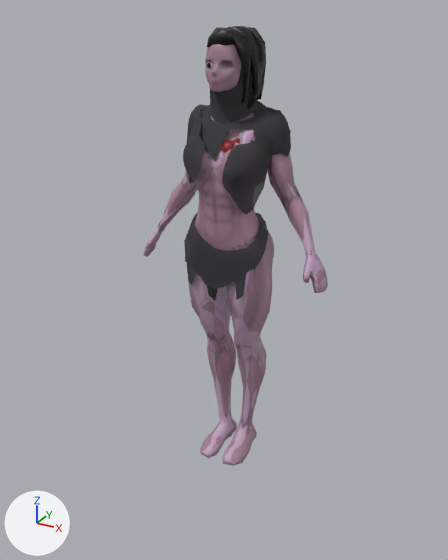
The glTF model src/assets/monsters/Monsters.glb as it was, and as the next commit left it.
Before and after are seen from a 50 mm lens placed at (1.18, -2.23, 2.0), pointed at (-0.03, -0.03, 0.9). Every picture has the same lights, and +X, +Y and +Z are marked at lower left. Vertices at the same position are counted once.

In view in the first picture: 'Razelle', 'RazelleGownSkirt', 'RazelleGownTop', 'RazelleHair', 'Raziel', 'RazielGownHood', 'RazielGownTop'.
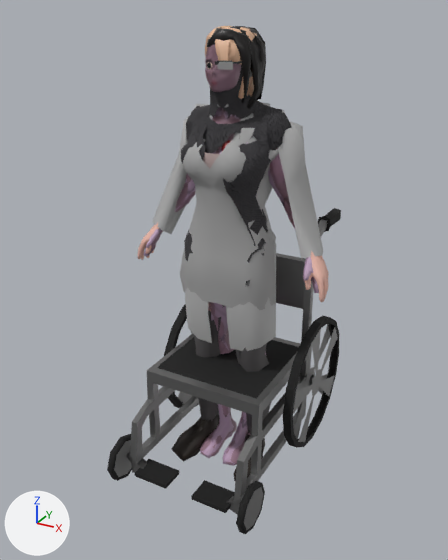
Commit message: added monster characters

Pixel boxes (x1, y1, x2, y2) of what changed, in the pictures (448 x 560 px; the box of a moved part takes in the faces that stretch with it):
'WheelChair', added
    after: (126, 208, 341, 515)
'Frank', added
    after: (138, 69, 329, 481)
'FranyCoat', added
    after: (180, 104, 288, 310)
'WheelsBig', added
    after: (164, 304, 339, 448)
'RazelleGownTop', reshaped
    before: (183, 104, 291, 215)
    after: (187, 106, 287, 192)
'RazelleGownFull', added
    after: (181, 104, 292, 285)
'RazielGownTop', reshaped
    before: (191, 100, 291, 161)
    after: (191, 100, 283, 153)
'WheelsSmall', added
    after: (107, 434, 265, 534)
'FranyHair', added
    after: (205, 25, 257, 99)
'FranyGlasses', added
    after: (215, 61, 242, 70)
'FranyBra', added
    after: (203, 153, 220, 169)
part 1 of me_lowtopo_cube_003, moved or reshaped
    before: (183, 104, 207, 184)
    after: (187, 106, 207, 150)
part 2 of me_lowtopo_cube_003, moved or reshaped
    before: (224, 107, 291, 215)
    after: (230, 109, 287, 192)
part 3 of me_lowtopo_cube_003, surface changed
    before: (185, 108, 280, 187)
    after: (188, 112, 265, 180)
part 4 of me_lowtopo_cube_022, moved or reshaped
    before: (200, 117, 261, 161)
    after: (200, 117, 260, 153)
'Razelle', unchanged, covered by the edit
    before: (145, 44, 326, 465)
    after: (145, 45, 316, 465)
'Raziel', unchanged, covered by the edit
    before: (143, 112, 328, 466)
    after: (143, 107, 319, 466)
'RazelleGownSkirt', unchanged, covered by the edit
    before: (184, 213, 268, 289)
    after: (184, 229, 268, 263)

Diff of the bpy script that builds the scene:
```diff
--- a/src/assets/monsters/Monsters.glb.py
+++ b/src/assets/monsters/Monsters.glb.py
@@ mat_material_014 @@
+mat_material_014 = bpy.data.materials.new('Material.014')
+# nodes: BsdfPrincipled, Mix, OutputMaterial, VertexColor
+# colours: beige #e7bb9b
@@ mat_material_015 @@
+mat_material_015 = bpy.data.materials.new('Material.015')
+# nodes: BsdfPrincipled, Mix, OutputMaterial, VertexColor
+# colours: grey #a4a4a4
@@ mat_bra @@
+mat_bra = bpy.data.materials.new('Bra')
+# nodes: BsdfPrincipled, Mix, OutputMaterial, VertexColor
+# colours: grey #ad9896
@@ mat_material_007 @@
+mat_material_007 = bpy.data.materials.new('Material.007')
+# nodes: BsdfPrincipled, Mix, OutputMaterial, VertexColor
+# colours: white #e7e7e7
@@ mat_material_010 @@
+mat_material_010 = bpy.data.materials.new('Material.010')
+# nodes: BsdfPrincipled, Mix, OutputMaterial, VertexColor
+# colours: black #20160e
@@ mat_skin @@
+mat_skin = bpy.data.materials.new('Skin')
+# nodes: BsdfPrincipled, Mix, OutputMaterial, VertexColor
+# colours: beige #e7b6a7
@@ mat_black @@
+mat_black = bpy.data.materials.new('black')
+# nodes: BsdfPrincipled, Mix, OutputMaterial, VertexColor
+# colours: black #000000
@@ mat_brown @@
+mat_brown = bpy.data.materials.new('brown')
+# nodes: BsdfPrincipled, Mix, OutputMaterial, VertexColor
+# colours: brown #7f3f1f
@@ mat_material_009 @@
+mat_material_009 = bpy.data.materials.new('Material.009')
+# nodes: BsdfPrincipled, Mix, OutputMaterial, VertexColor
+# colours: dark grey #575455
@@ mat_material_008 @@
+mat_material_008 = bpy.data.materials.new('Material.008')
+# nodes: BsdfPrincipled, Mix, OutputMaterial, VertexColor
+# colours: grey #b4b4b4
@@ mat_beard @@
+mat_beard = bpy.data.materials.new('Beard')
+# nodes: BsdfPrincipled, Mix, OutputMaterial, VertexColor
+# colours: grey #b4b4b4
@@ me_lowtopo_cube_003 @@
-me_lowtopo_cube_003.from_pydata(...)  # 453 vertices, 798 faces; spans x -0.24..0.223, y -0.206..0.121, z 1.252..1.647
+me_lowtopo_cube_003.from_pydata(...)  # 453 vertices, 798 faces; spans x -0.24..0.226, y -0.206..0.121, z 1.252..1.647
+# me_lowtopo_cube_003 part 1: 128 of 453 vertices moved; they spanned x -0.238..-0.032, y -0.182..0.107, z 1.333..1.632 and now span x -0.237..-0.031, y -0.182..0.109, z 1.336..1.632; mean shift (0.007, 0.004, -0.002); largest move (-0.067, -0.152, 1.547) -> (-0.052, -0.127, 1.528)
+# me_lowtopo_cube_003 part 2: 124 of 453 vertices moved; they spanned x 0.077..0.223, y -0.182..0.115, z 1.27..1.643 and now span x 0.075..0.226, y -0.182..0.115, z 1.269..1.644; mean shift (-0.002, 0.001, 0.0); largest move (0.168, -0.064, 1.348) -> (0.149, -0.067, 1.341)
+# me_lowtopo_cube_003 part 3: 793 kept faces spanning x -0.24..0.226, y -0.206..0.121, z 1.252..1.647 get new texture (UV) coordinates
 me_lowtopo_cube_003.materials.append(mat_gown)
@@ me_lowtopo_cube_022 @@
 me_lowtopo_cube_022.from_pydata(...)  # 253 vertices, 423 faces; spans x -0.238..0.232, y -0.163..0.121, z 1.337..1.681
+# me_lowtopo_cube_022 part 4: 11 of 253 vertices moved; they spanned x -0.069..0.134, y -0.155..-0.043, z 1.497..1.591 and now span x -0.084..0.135, y -0.163..-0.056, z 1.466..1.59; mean shift (-0.004, -0.013, -0.017); largest move (0.117, -0.055, 1.572) -> (0.1, -0.093, 1.54)
 me_lowtopo_cube_022.materials.append(mat_gown_001)
@@ ob_wheelssmall @@
+ob_wheelssmall = bpy.data.objects.new('WheelsSmall', me_cylinder_003)  # 64 vertices, 120 faces; spans x -0.34..0.34, y -0.548..-0.334, z -0.001..0.213; in mat_bronze_worn (grey #848484), mat_rubber (black #131313)
+ob_wheelssmall.location = (0.0, 0.0, 0.0)
@@ ob_wheelsbig @@
+ob_wheelsbig = bpy.data.objects.new('WheelsBig', me_cylinder_004)  # 192 vertices, 288 faces; spans x -0.342..0.342, y -0.088..0.562, z 0.008..0.658; in mat_bronze_worn (grey #848484), mat_rubber (black #131313)
+ob_wheelsbig.location = (0.0, 0.0, 0.0)
@@ ob_wheelchair @@
+ob_wheelchair = bpy.data.objects.new('WheelChair', me_cube_015)  # 225 vertices, 466 faces; spans x -0.325..0.325, y -0.489..0.584, z 0.04..1.12; in mat_bronze_worn (grey #848484), mat_rubber (black #131313)
+ob_wheelchair.location = (0.0, 0.0, 0.0)
@@ ob_razellegownfull @@
+ob_razellegownfull = bpy.data.objects.new('RazelleGownFull', me_lowtopo_cube_001)  # 153 vertices, 230 faces; spans x -0.244..0.235, y -0.208..0.128, z 0.76..1.658
+ob_razellegownfull.location = (0.0, 0.0, 0.0)
@@ ob_franyhair @@
+ob_franyhair = bpy.data.objects.new('FranyHair', me_lowtopo_cube_020)  # 163 vertices, 304 faces; spans x -0.098..0.098, y -0.145..0.087, z 1.661..1.941
+ob_franyhair.location = (0.0, 0.0, 0.0)
@@ ob_franyglasses @@
+ob_franyglasses = bpy.data.objects.new('FranyGlasses', me_plane_005)  # 18 vertices, 19 faces; spans x 0.0..0.0913, y -0.1491..-0.0067, z 1.7951..1.8267; in mat_plastic_black (black #282828), mat_material_016 (grey #9c9c9c)
+ob_franyglasses.location = (0.0, 0.0, 0.0)
@@ ob_franycoat @@
+ob_franycoat = bpy.data.objects.new('FranyCoat', me_lowtopo_cube_024)  # 219 vertices, 402 faces; spans x -0.233..0.233, y -0.208..0.128, z 0.833..1.661
+ob_franycoat.location = (0.0, 0.0, 0.0)
@@ ob_franybra @@
+ob_franybra = bpy.data.objects.new('FranyBra', me_lowtopo_cube_026)  # 58 vertices, 78 faces; spans x -0.143..0.143, y -0.194..0.069, z 1.371..1.502
+ob_franybra.location = (0.0, 0.0, 0.0)
@@ ob_frank @@
+ob_frank = bpy.data.objects.new('Frank', me_plane_003)  # 1761 vertices, 3190 faces; spans x -0.46..0.46, y -0.23..0.17, z 0.0..1.91
+ob_frank.location = (0.0, 0.0, 0.0)
```
